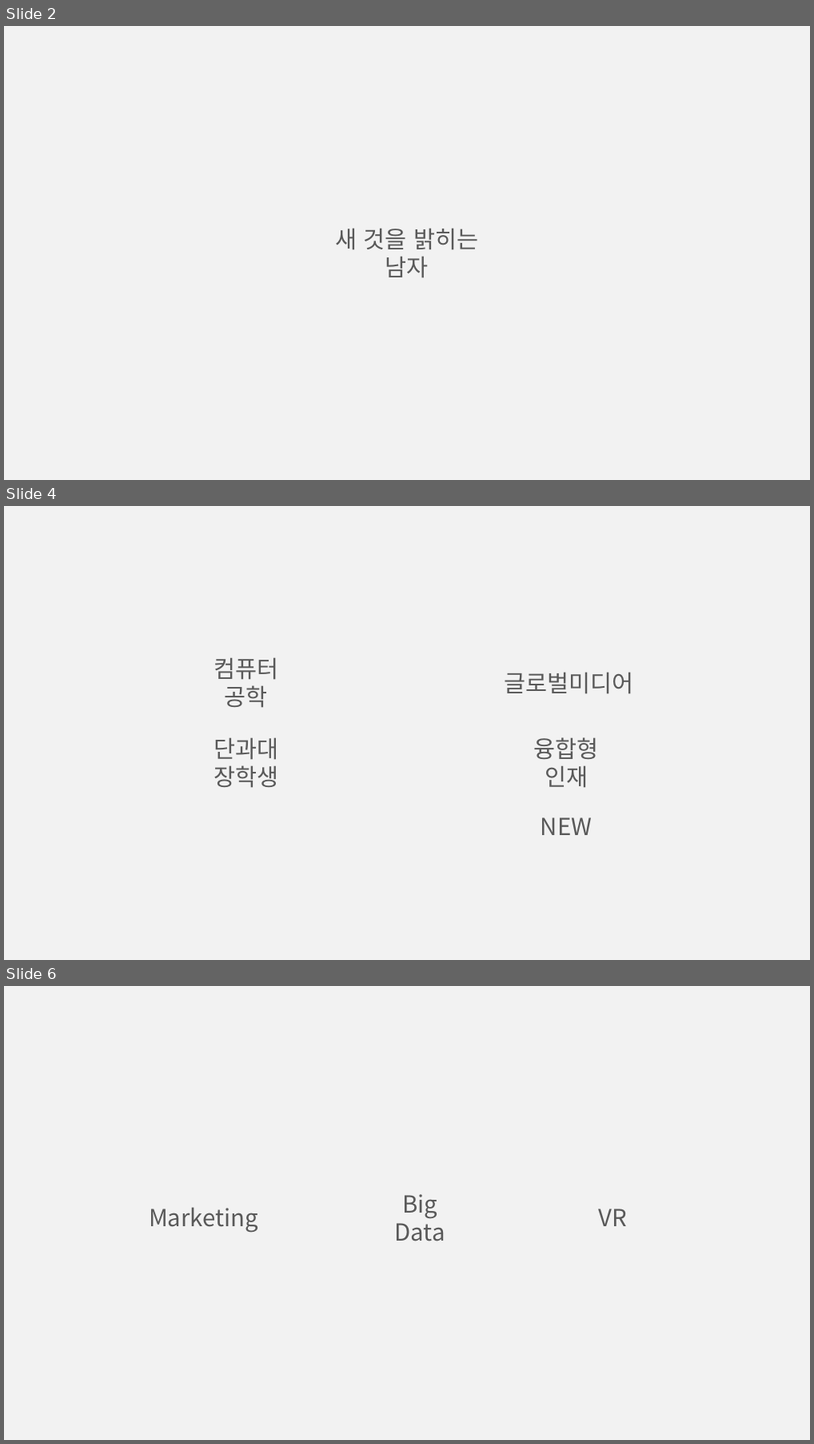
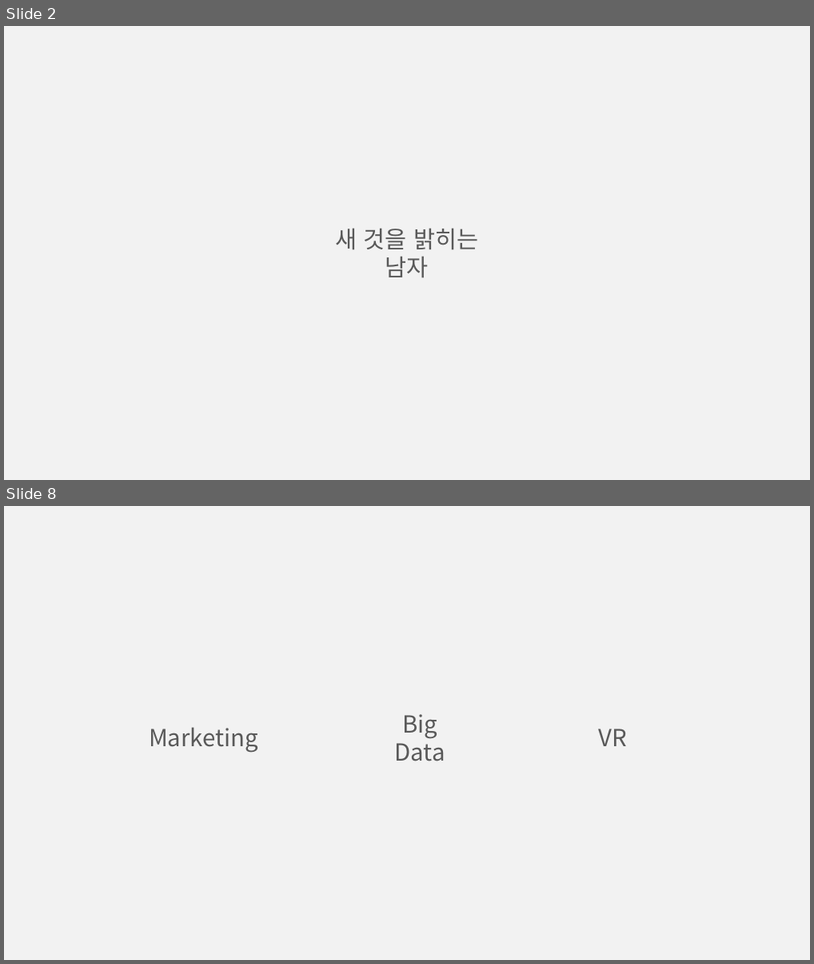
Before and after one commit to BAChan31/Job, a slide deck: 자소서/마이다스아이티/백승찬_PT자료.pptx. Shown one above the other, each under a label of ours: slides 2, 4 and 6 before the commit, slides 2 and 8 after it; the slides between them are not shown. The pictures are 814x1444 and 814x964 pixels, drawn with LibreOffice and Linux fonts; fonts in the diff are those of the drawing. Boxes give left, top, right and bottom in pixels: in the first picture for what was removed or moved away, otherwise in the second. Text is boxed around its words. In the diff, an @@ line names an element or a change of style, - is before the commit and + after.

```diff
--- a/자소서/마이다스아이티/백승찬_PT자료.pptx
+++ b/자소서/마이다스아이티/백승찬_PT자료.pptx
@@ slide 4 removed at (4,506,810,960), background #F2F2F2 @@
@@ text removed at (214,657,278,708) @@
-컴퓨터 공학
@@ text removed at (505,672,634,694) @@
-글로벌미디어
@@ text removed at (214,737,278,788) @@
-단과대 장학생
@@ text removed at (534,737,599,788) @@
-융합형 인재
@@ text removed at (541,817,592,835) @@
-NEW
@@ what was slide 6 is now slide 8 @@
```
Also in this commit, not shown: 6 slides added, 3 other slides removed.
